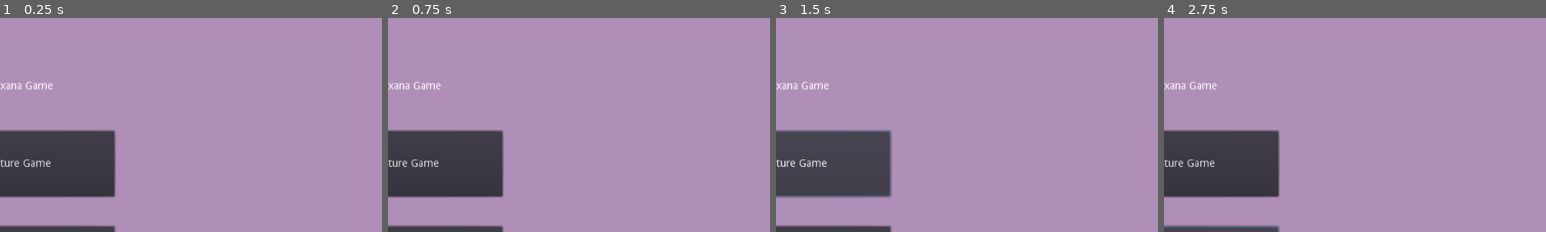
Above: before the commit, frames 1-4 (left to right).
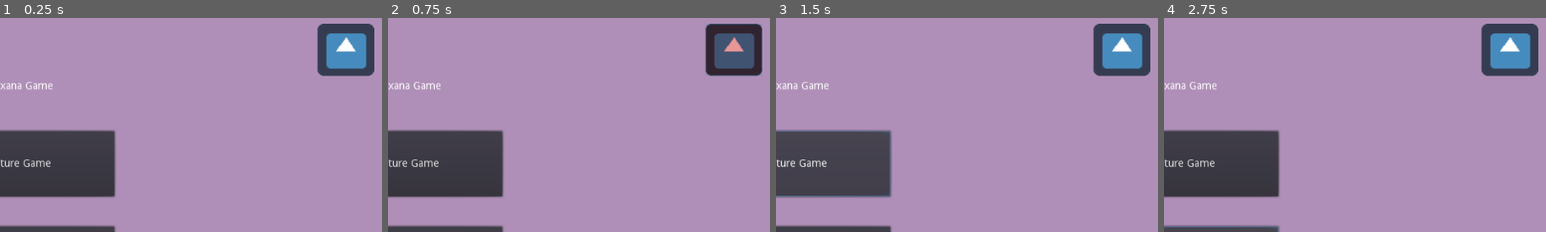
Above: after the commit, the same moments.

Repository: ZplaxAgogNonZeep/Ktunaxa_Game
Game: Godot game, scene res://Game.tscn
Two runs of this game, one before a commit and one after it. Both use one fixed random seed, a clock stepped at 60 frames per second and the inputs below. The engine's default icon, where the game draws it, is replaced by a stand-in: a white triangle on a blue panel in a dark square.
Inputs (mouse positions are % of the whole screen's width and height, from its top left):
- Up to frame 1 (0.25 s): no input
- Up to frame 2 (0.75 s): click (93, 7) at 0.52 s
- Up to frame 3 (1.5 s): click "Picture Game" at 1.25 s
- Up to frame 4 (2.75 s): click "Spelling Game" at 2 s
The pictures show only the part of the screen within x 48-98%, y 0-50%; the shares and areas given below are measured in that part.

The runs differ from the first frame. In frame 1, 3.6% of the frame differs, in the area x 83-98%, y 2-28%; in frame 2, 3.7%; in frame 3, 3.6%; in frame 4, 3.6%.

Commit message:
Began work on Implementing Ktuxana font to Engine

Diff:
--- a/KtunaxaGame/MainMenu/MainMenu.tscn
+++ b/KtunaxaGame/MainMenu/MainMenu.tscn
@@ -1,6 +1,29 @@
-[gd_scene load_steps=2 format=2]
+[gd_scene load_steps=8 format=2]
+
+[ext_resource path="res://icon.png" type="Texture" id=1]
 
 [sub_resource type="Theme" id=1]
+
+[sub_resource type="Theme" id=2]
+
+[sub_resource type="StyleBoxTexture" id=5]
+texture = ExtResource( 1 )
+region_rect = Rect2( 0, 0, 64, 64 )
+modulate_color = Color( 0.913725, 0.596078, 0.596078, 1 )
+
+[sub_resource type="StyleBoxTexture" id=3]
+texture = ExtResource( 1 )
+region_rect = Rect2( 0, 0, 64, 64 )
+modulate_color = Color( 0.6, 0.0156863, 0.0156863, 1 )
+
+[sub_resource type="StyleBoxTexture" id=6]
+texture = ExtResource( 1 )
+region_rect = Rect2( 0, 0, 64, 64 )
+modulate_color = Color( 0.403922, 0.403922, 0.403922, 1 )
+
+[sub_resource type="StyleBoxTexture" id=4]
+texture = ExtResource( 1 )
+region_rect = Rect2( 0, 0, 64, 64 )
 
 [node name="MainMenu" type="Node2D"]
 
@@ -36,3 +59,14 @@
 text = "Ktuxana Game"
 align = 1
 valign = 1
+
+[node name="Button" type="Button" parent="."]
+margin_left = 912.0
+margin_top = 32.0
+margin_right = 988.0
+margin_bottom = 102.0
+theme = SubResource( 2 )
+custom_styles/hover = SubResource( 5 )
+custom_styles/pressed = SubResource( 3 )
+custom_styles/disabled = SubResource( 6 )
+custom_styles/normal = SubResource( 4 )
--- /dev/null
+++ b/KtunaxaGame/PictureGame/PictureGame.tscn
@@ -0,0 +1,35 @@
+[gd_scene load_steps=3 format=2]
+
+[ext_resource path="res://icon.png" type="Texture" id=1]
+
+[sub_resource type="DynamicFont" id=1]
+
+[node name="PictureGame" type="Node2D"]
+
+[node name="ColorRect" type="ColorRect" parent="."]
+margin_right = 1024.0
+margin_bottom = 600.0
+color = Color( 0.690196, 0.564706, 0.721569, 1 )
+
+[node name="Sprite" type="Sprite" parent="."]
+position = Vector2( 256, 192 )
+scale = Vector2( 2, 2 )
+texture = ExtResource( 1 )
+
+[node name="Sprite2" type="Sprite" parent="."]
+position = Vector2( 512, 192 )
+scale = Vector2( 2, 2 )
+texture = ExtResource( 1 )
+
+[node name="Sprite3" type="Sprite" parent="."]
+position = Vector2( 768, 192 )
+scale = Vector2( 2, 2 )
+texture = ExtResource( 1 )
+
+[node name="Label" type="Label" parent="."]
+margin_left = 208.0
+margin_top = 40.0
+margin_right = 776.0
+margin_bottom = 208.0
+custom_fonts/font = SubResource( 1 )
+text = "dfdsjfkdsjhfkjh"
